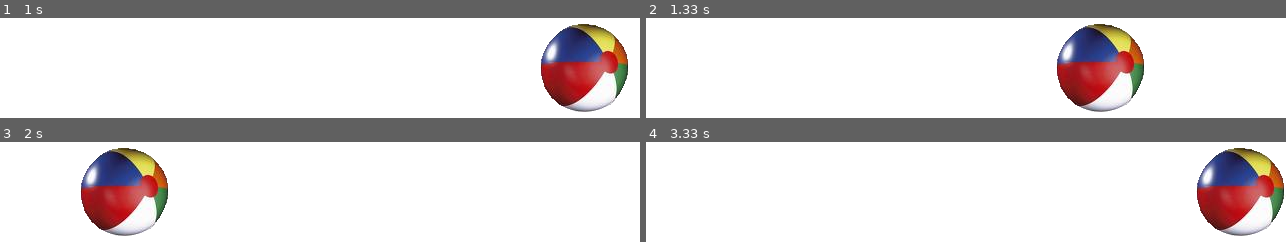
Above: before the commit, frames 1-4 (two rows, left to right).
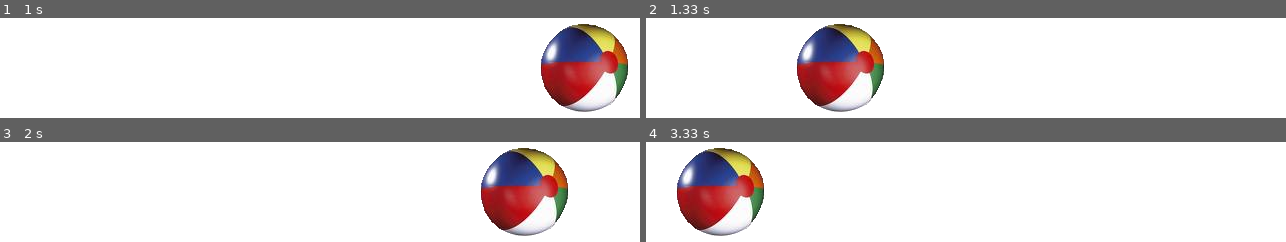
Above: after the commit, the same moments.

Repository: Efimov-68/CoursesPython2.x-3.x
Game: pygame game, started from myTest_pygame.py
The game is run twice, just before and just after one commit, with the same random seed, the same clock (stepped at 60 frames per second) and the same inputs.
Inputs:
- Up to frame 1 (1 s): no input
- Up to frame 2 (1.33 s): no input
- Up to frame 3 (2 s): no input
- Up to frame 4 (3.33 s): no input

Frame 1 is identical in both runs. In frame 2, 17% of the frame differs, in the area x 23-78%, y 6-94%; in frame 3, 17%; in frame 4, 17%.

Commit message:
pygame paragraph -> end

Diff:
--- a/myTest_pygame.py
+++ b/myTest_pygame.py
@@ -81,6 +81,7 @@
 x = 50
 y = 50
 x_speed = 10
+y_speed = 10
 screen.blit(my_ball,[x,y])
 pygame.display.flip()
 running = True
@@ -91,8 +92,12 @@
     pygame.time.delay(20)
     pygame.draw.rect(screen, [255, 255, 255], [x, y, 90, 90], 0)
     x = x + x_speed
+    #y = y + y_speed
     if x > screen.get_width() - 90 or x < 0:
-        x_speed = - x_speed
+        #x_speed = - x_speed
+        x = 0
+    #if y > screen.get_height() - 90 or y < 0:
+    #    y_speed = - y_speed
     screen.blit(my_ball, [x, y])
     pygame.display.flip()
 pygame.quit()
